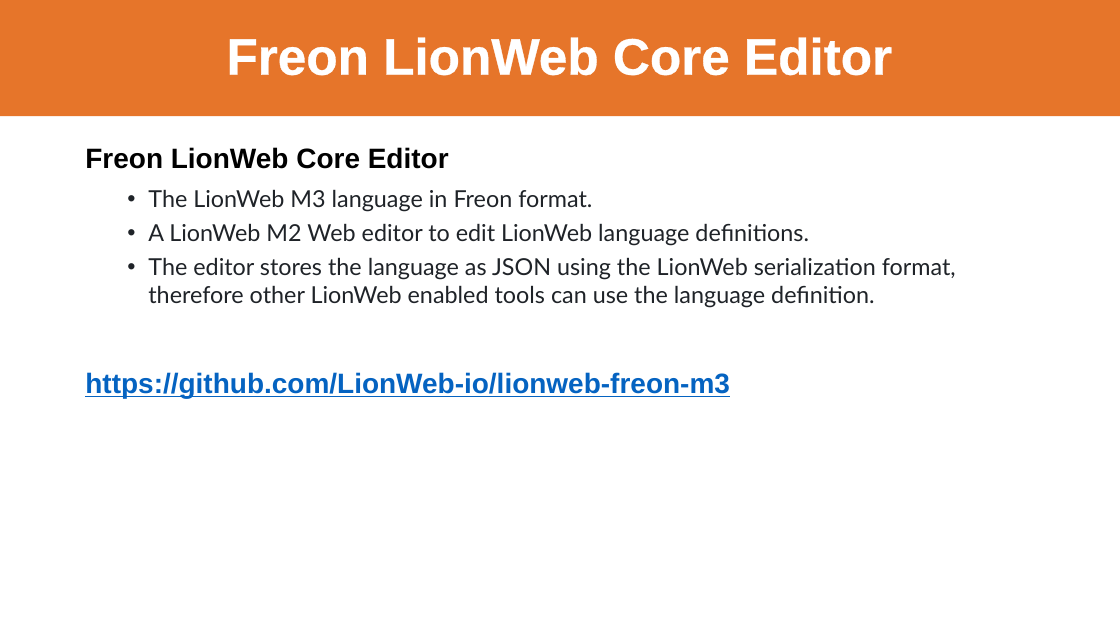
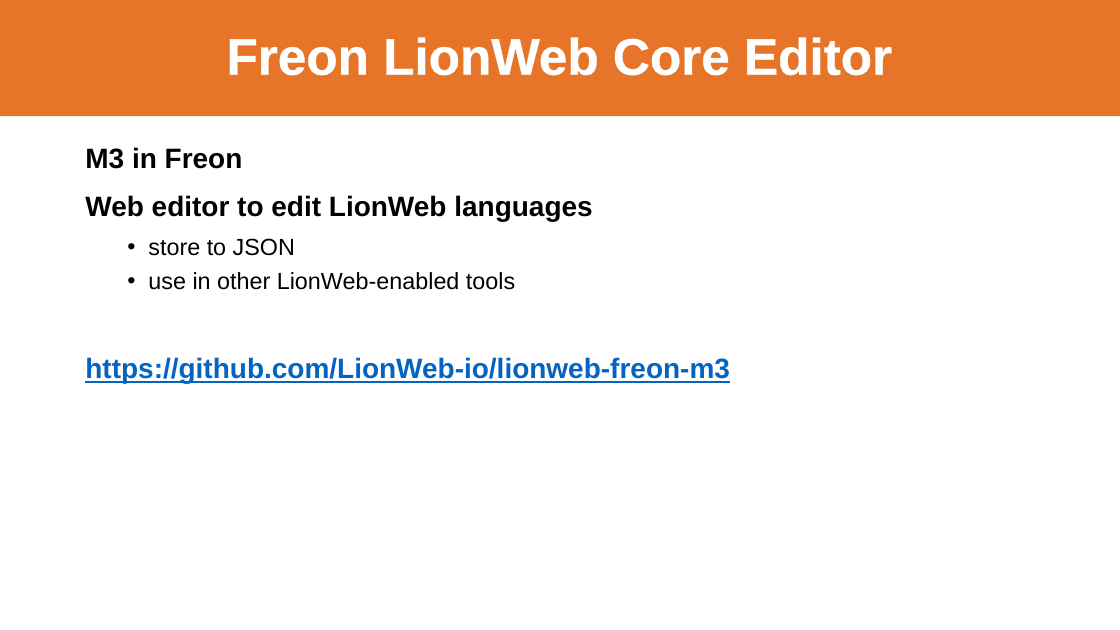
Before and after one commit to LionWeb-io/specification, a slide deck: slide 27 of resources/LangDev 2024 Talk.pptx (slide 20 before the commit). Drawn at 1120x630 pixels with LibreOffice and Linux fonts; fonts in the diff are those of the drawing; background and template pictures are left out. Boxes give left, top, right and bottom in pixels: in the first picture for what was removed or moved away, otherwise in the second. Text is boxed around its words. In the diff, an @@ line names an element or a change of style, - is before the commit and + after.

```diff
--- a/resources/LangDev 2024 Talk.pptx
+++ b/resources/LangDev 2024 Talk.pptx
@@ text at [85,147,592,290]: text changed; font Lato to Arial; text colour #1F2328 to #000000 @@
-Freon LionWeb Core Editor
-  • The LionWeb M3 language in Freon format.
-  • A LionWeb M2 Web editor to edit LionWeb language definitions.
-  • The editor stores the language as JSON using the LionWeb serialization format, therefore other LionWeb enabled tools can use the language definition.
+M3 in Freon
+Web editor to edit LionWeb languages
+  • store to JSON
+  • use in other LionWeb-enabled tools
```
Also in this commit, not shown: 20 other slides changed, 1 slide added, 1 slide removed.
